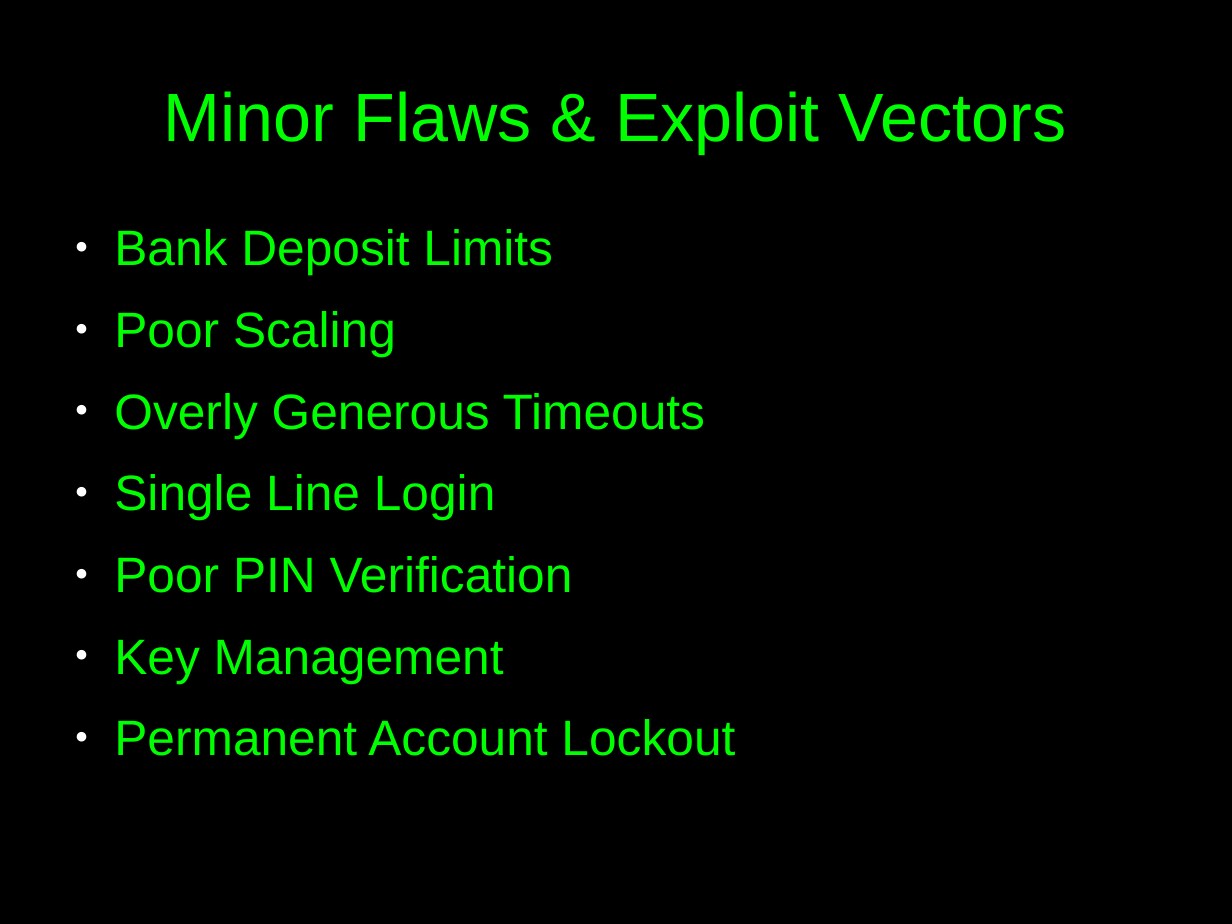
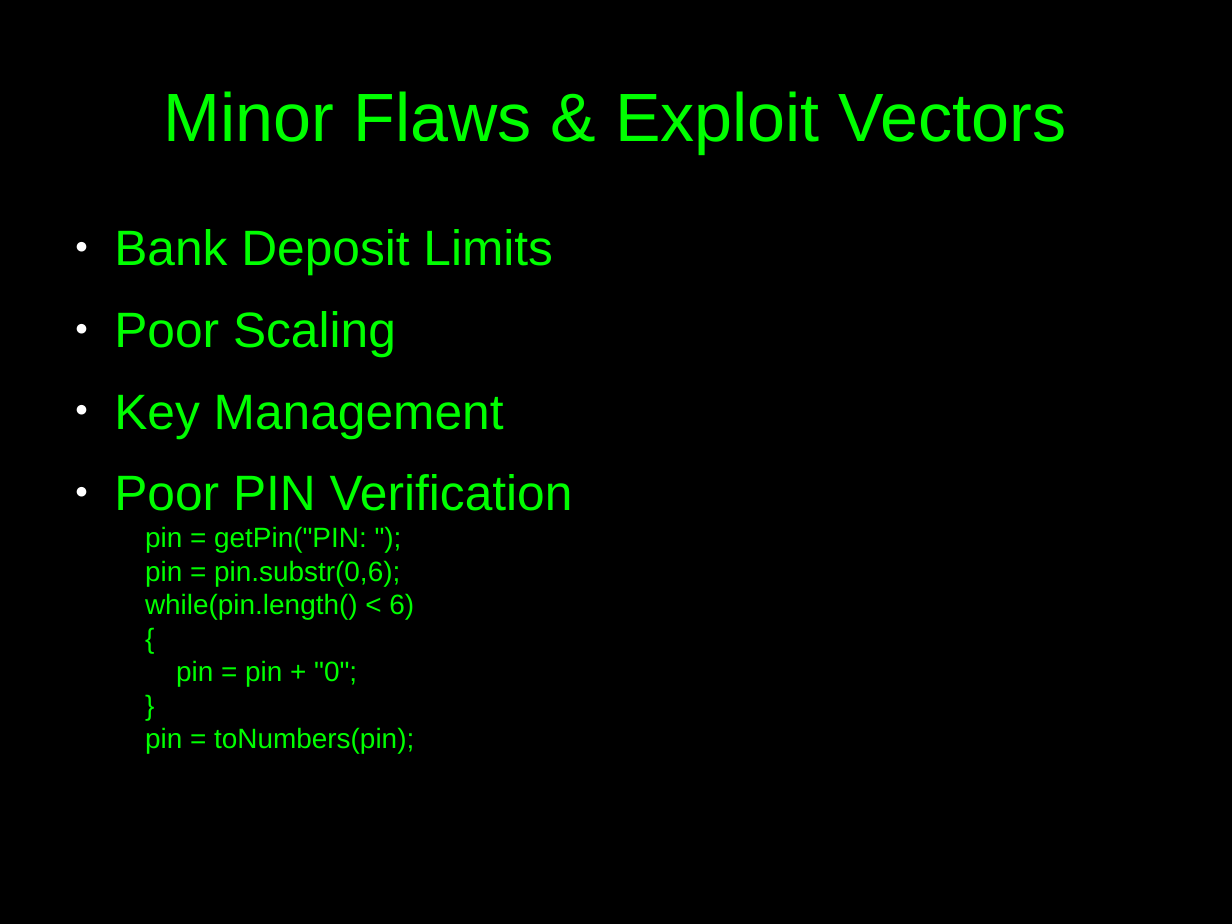
Before and after one commit to c00w/Crypto-Final-Project, a slide deck: slide 2 of Attack Presentation.odp. Drawn at 1232x924 pixels with LibreOffice and Linux fonts; fonts in the diff are those of the drawing. Boxes give left, top, right and bottom in pixels: in the first picture for what was removed or moved away, otherwise in the second. Text is boxed around its words. In the diff, an @@ line names an element or a change of style, - is before the commit and + after.

```diff
--- a/Attack Presentation.odp
+++ b/Attack Presentation.odp
@@ text at [114,394,504,438]: text changed @@
-● Overly Generous Timeouts
-● Single Line Login
+● Key Management
@@ text added at [145,526,414,753], 18 pt, text #00FF00 @@
+pin = getPin("PIN: ");
+pin = pin.substr(0,6);
+while(pin.length() < 6)
+{
+pin = pin + "0";
+}
+pin = toNumbers(pin);
@@ text at [114,639,735,756]: paragraphs removed @@
-● Key Management
-● Permanent Account Lockout
```
Also in this commit, not shown: 5 other slides changed, 9 slides added, 6 slides removed, 2 other files.
